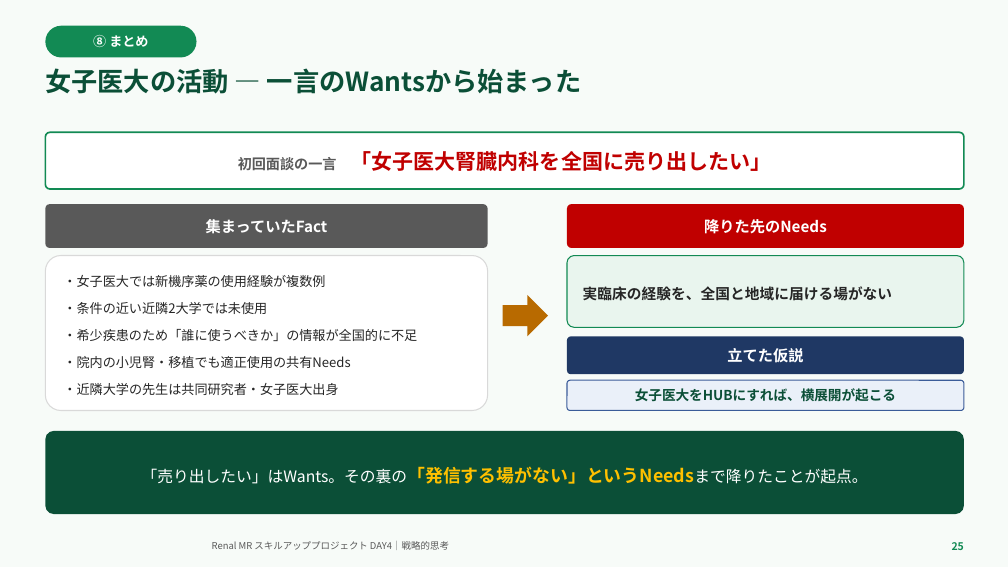
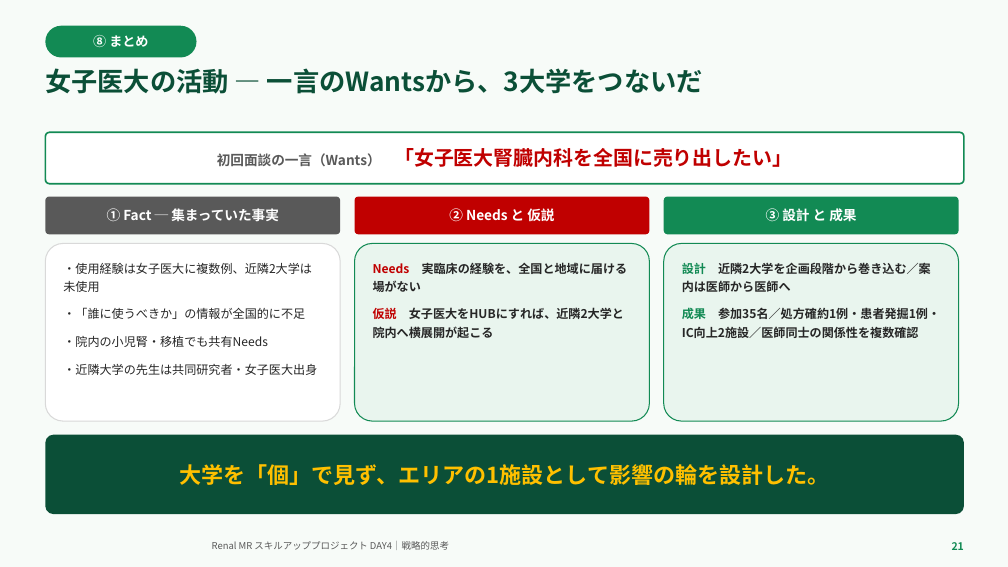
Before and after one commit to TAKUYA-1187/Claude, a slide deck: slide 21 of novartis_training/DAY4_ちょっと分かるだけで世界が変わる.pptx (slide 25 before the commit). Drawn at 1008x567 pixels with LibreOffice and Linux fonts; fonts in the diff are those of the drawing; background and template pictures are left out. Boxes give left, top, right and bottom in pixels: in the first picture for what was removed or moved away, otherwise in the second. Text is boxed around its words. In the diff, an @@ line names an element or a change of style, - is before the commit and + after.

```diff
--- a/novartis_training/DAY4_ちょっと分かるだけで世界が変わる.pptx
+++ b/novartis_training/DAY4_ちょっと分かるだけで世界が変わる.pptx
@@ text at (x1=45, y1=68, x2=703, y2=94): text changed @@
-女子医大の活動 — 一言のWantsから始まった
+女子医大の活動 — 一言のWantsから、3大学をつないだ
@@ rounded rectangle "初回面談の一言（Wants） 「女子医大腎臓内科を全国に売り出したい」" resized from (x1=45, y1=132, x2=964, y2=189) to (x1=45, y1=132, x2=964, y2=184) @@
@@ text in rounded rectangle at (x1=217, y1=148, x2=792, y2=167): text changed; size 20 to 19 pt @@
-初回面談の一言 「女子医大腎臓内科を全国に売り出したい」
+初回面談の一言（Wants） 「女子医大腎臓内科を全国に売り出したい」
@@ rounded rectangle "① Fact ─ 集まっていた事実" resized from (x1=45, y1=204, x2=488, y2=248) to (x1=45, y1=197, x2=340, y2=234) @@
@@ text in rounded rectangle at (x1=107, y1=208, x2=279, y2=221): text changed; size 14.5 to 13 pt @@
-集まっていたFact
+① Fact ─ 集まっていた事実
@@ rounded rectangle added at (x1=355, y1=197, x2=650, y2=234), fill #C00000, 13 pt, text #FFFFFF, bold @@
+② Needs と 仮説
@@ rounded rectangle removed at (x1=567, y1=204, x2=964, y2=248) @@
-降りた先のNeeds
@@ rounded rectangle added at (x1=664, y1=197, x2=959, y2=234), fill #128A54, 13 pt, text #FFFFFF, bold @@
+③ 設計 と 成果
@@ rounded rectangle "・使用経験は女子医大に複数例、近隣2大学は未使用" resized from (x1=45, y1=256, x2=488, y2=411) to (x1=45, y1=243, x2=340, y2=421) @@
@@ text in rounded rectangle at (x1=63, y1=263, x2=312, y2=347): text changed; size 12.5 to 11.5 pt @@
-・女子医大では新機序薬の使用経験が複数例
-・条件の近い近隣2大学では未使用
-・希少疾患のため「誰に使うべきか」の情報が全国的に不足
-・院内の小児腎・移植でも適正使用の共有Needs
+・使用経験は女子医大に複数例、近隣2大学は未使用
+・「誰に使うべきか」の情報が全国的に不足
+・院内の小児腎・移植でも共有Needs
@@ rounded rectangle "Needs 実臨床の経験を、全国と地域に届ける場がない" resized from (x1=567, y1=256, x2=964, y2=327) to (x1=355, y1=243, x2=650, y2=421) @@
@@ rounded rectangle "Needs 実臨床の経験を、全国と地域に届ける場がない" at (x1=355, y1=243, x2=650, y2=421): vertical alignment middle to top @@
@@ text in rounded rectangle at (x1=373, y1=262, x2=628, y2=322): text changed; size 14 to 11.5 pt @@
-実臨床の経験を、全国と地域に届ける場がない
+Needs 実臨床の経験を、全国と地域に届ける場がない
+仮説 女子医大をHUBにすれば、近隣2大学と院内へ横展開が起こる
@@ rounded rectangle "設計 近隣2大学を企画段階から巻き込む／案内は医師から医師へ" resized from (x1=567, y1=337, x2=964, y2=374) to (x1=664, y1=243, x2=959, y2=421) @@
@@ rounded rectangle "設計 近隣2大学を企画段階から巻き込む／案内は医師から医師へ" at (x1=664, y1=243, x2=959, y2=421): vertical alignment middle to top; fill #1F3864 to #E9F5EE; outline none to #128A54 1 pt @@
@@ text in rounded rectangle at (x1=682, y1=262, x2=940, y2=338): text changed; size 14.5 to 11.5 pt; text colour #FFFFFF to #262626 @@
-立てた仮説
+設計 近隣2大学を企画段階から巻き込む／案内は医師から医師へ
+成果 参加35名／処方確約1例・患者発掘1例・IC向上2施設／医師同士の関係性を複数確認
@@ right arrow removed at (x1=503, y1=295, x2=548, y2=337) @@
@@ text in rounded rectangle at (x1=63, y1=364, x2=317, y2=375): size 12.5 to 11.5 pt in "・近隣大学の先生は共同研究者・女子医大出身"; more space between paragraphs @@
@@ rounded rectangle "大学を「個」で見ず、エリアの1施設として影響の輪を設計した。" resized from (x1=567, y1=380, x2=964, y2=411) to (x1=45, y1=435, x2=964, y2=514) @@
@@ rounded rectangle "大学を「個」で見ず、エリアの1施設として影響の輪を設計した。" at (x1=45, y1=435, x2=964, y2=514): fill #EAF0F9 to #0B4F37; outline #3B5C99 1 pt to none @@
@@ rounded rectangle removed at (x1=45, y1=431, x2=964, y2=514) @@
-「売り出したい」はWants。その裏の「発信する場がない」というNeedsまで降りたことが起点。
@@ text in rounded rectangle at (x1=180, y1=464, x2=830, y2=485): text changed; size 13 to 21 pt; text colour #0B4F37 to #FFC000 @@
-女子医大をHUBにすれば、横展開が起こる
+大学を「個」で見ず、エリアの1施設として影響の輪を設計した。
@@ text at (x1=952, y1=542, x2=964, y2=550): text changed @@
-25
+21
```
Also in this commit, not shown: 21 other slides changed, 6 slides removed, 2 other files.
